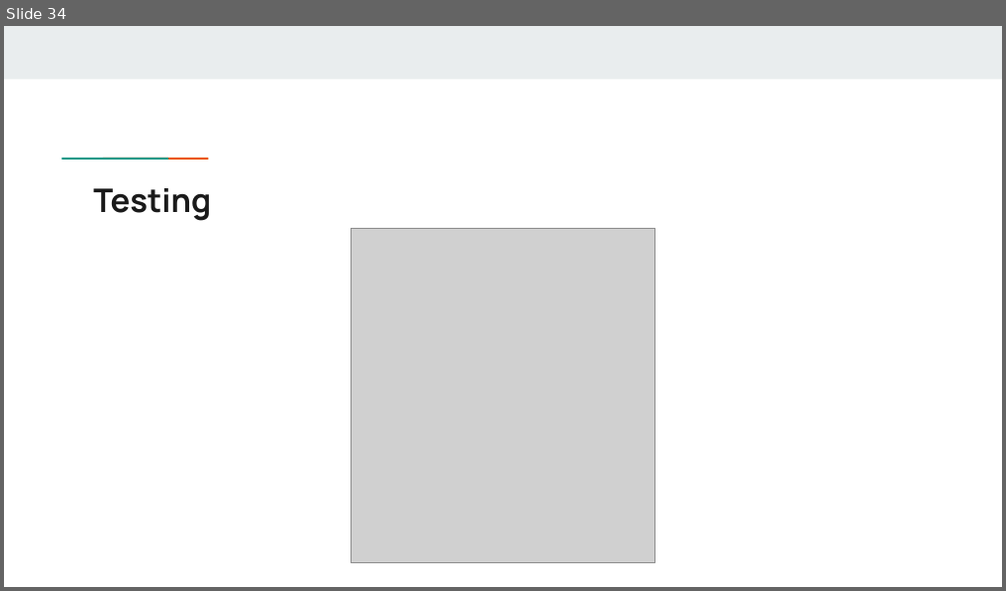
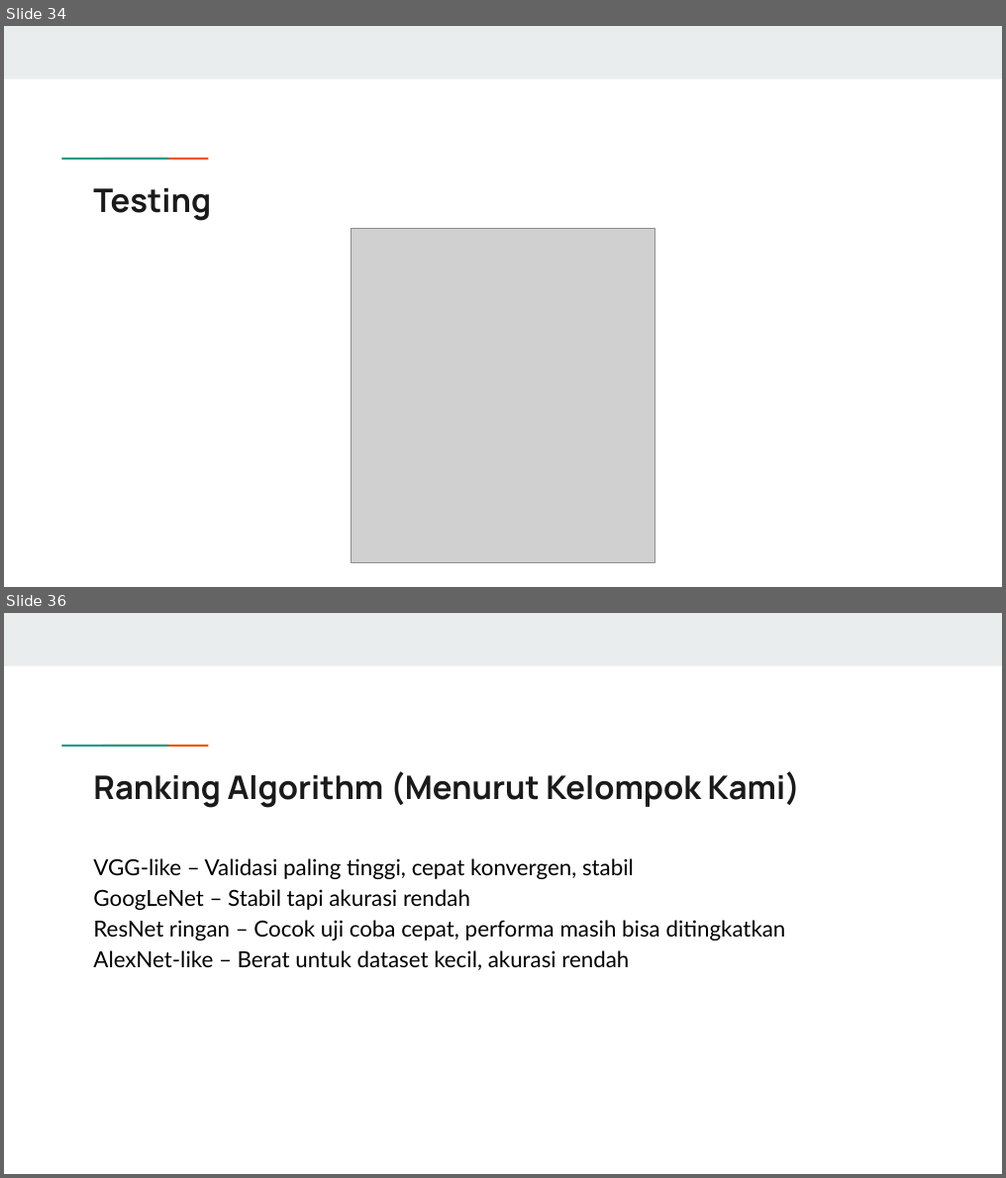
Before and after one commit to RepoGarage/federico-cv2, a slide deck: VISI_KOMPUTER_ALGORITHM.pptx. Shown one above the other, each under a label of ours: slide 34 before the commit, slides 34 and 36 after it; the slides between them are not shown. The pictures are 1006x591 and 1006x1178 pixels, drawn with LibreOffice and Linux fonts; fonts in the diff are those of the drawing; grey boxes stand for pictures. Boxes give left, top, right and bottom in pixels: in the first picture for what was removed or moved away, otherwise in the second. Text is boxed around its words. In the diff, an @@ line names an element or a change of style, - is before the commit and + after.

```diff
--- a/VISI_KOMPUTER_ALGORITHM.pptx
+++ b/VISI_KOMPUTER_ALGORITHM.pptx
@@ slide 36 added at [4, 613, 1002, 1174], background #FFFFFF; not listed: 3 template elements that a slide beside it also shows @@
@@ title added at [93, 771, 801, 808], 23.4 pt, text #1A1A1A, bold @@
+Ranking Algorithm (Menurut Kelompok Kami)
@@ text added at [93, 859, 786, 970], 16 pt, text #000000 @@
+VGG-like – Validasi paling tinggi, cepat konvergen, stabil
+GoogLeNet – Stabil tapi akurasi rendah
+ResNet ringan – Cocok uji coba cepat, performa masih bisa ditingkatkan
+AlexNet-like – Berat untuk dataset kecil, akurasi rendah
```
Also in this commit, not shown: 1 other slide added, 1 other file.
